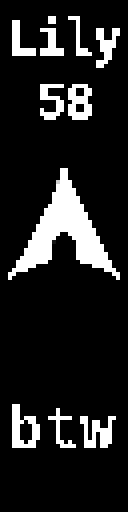
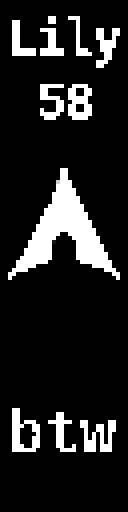
Before/after of a 128 × 512 layered artwork. What changed in the layer stack:
painted on "btw" over [12, 404, 116, 452]
